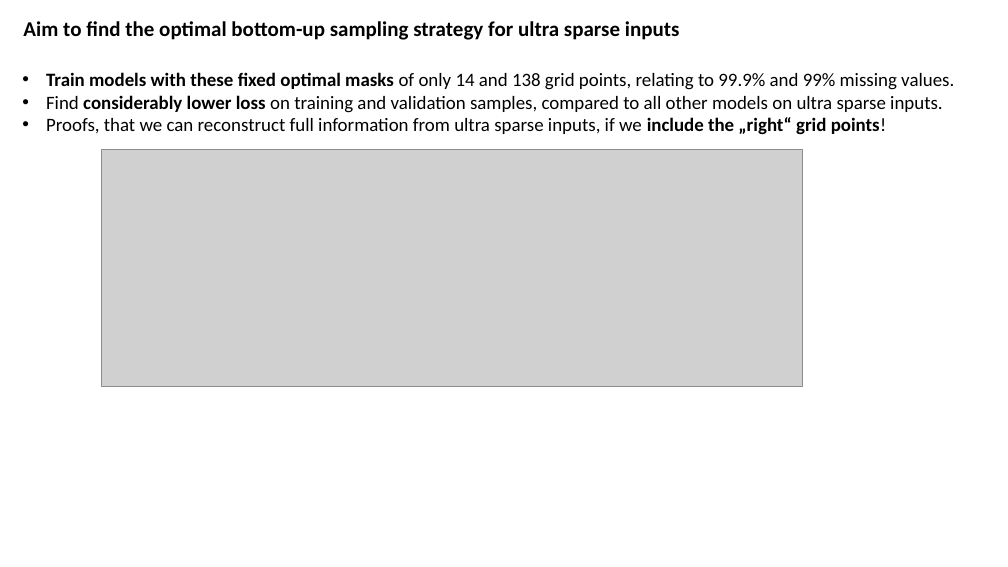
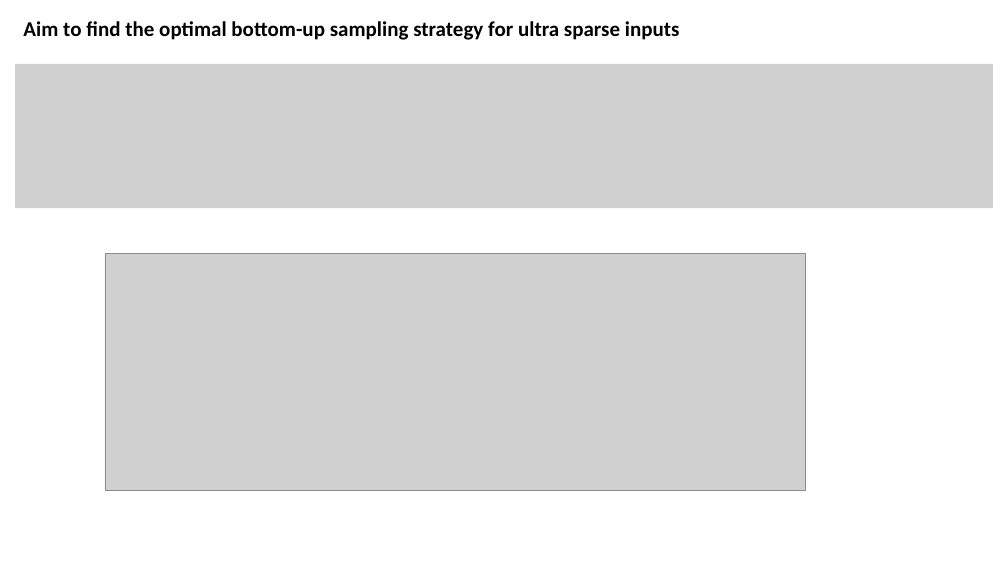
Before and after one commit to MarcoLandtHayen/reconstruct_missing_data, a slide deck: slide 14 of presentations/20230202_unet_4conv_slp_CESM_results_and_storyline.pptx. Drawn at 1008x567 pixels with LibreOffice and Linux fonts; fonts in the diff are those of the drawing; grey boxes stand for pictures. Boxes give left, top, right and bottom in pixels: in the first picture for what was removed or moved away, otherwise in the second. Text is boxed around its words. In the diff, an @@ line names an element or a change of style, - is before the commit and + after.

Commit message:
Check reconstructions of final models and DINEOF for selected slp and sst RW samples (#31)

```diff
--- a/presentations/20230202_unet_4conv_slp_CESM_results_and_storyline.pptx
+++ b/presentations/20230202_unet_4conv_slp_CESM_results_and_storyline.pptx
@@ picture added at box(15, 64, 994, 208) @@
@@ text removed at box(46, 72, 954, 135) @@
-• Train models with these fixed optimal masks of only 14 and 138 grid points, relating to 99.9% and 99% missing values.
-• Find considerably lower loss on training and validation samples, compared to all other models on ultra sparse inputs.
-• Proofs, that we can reconstruct full information from ultra sparse inputs, if we include the „right“ grid points!
@@ picture: place and size @@
-picture at box(102, 150, 802, 386)
+picture at box(105, 253, 805, 490)
```
Also in this commit, not shown: 2 other slides changed, 1 slide added, 6 other files.
